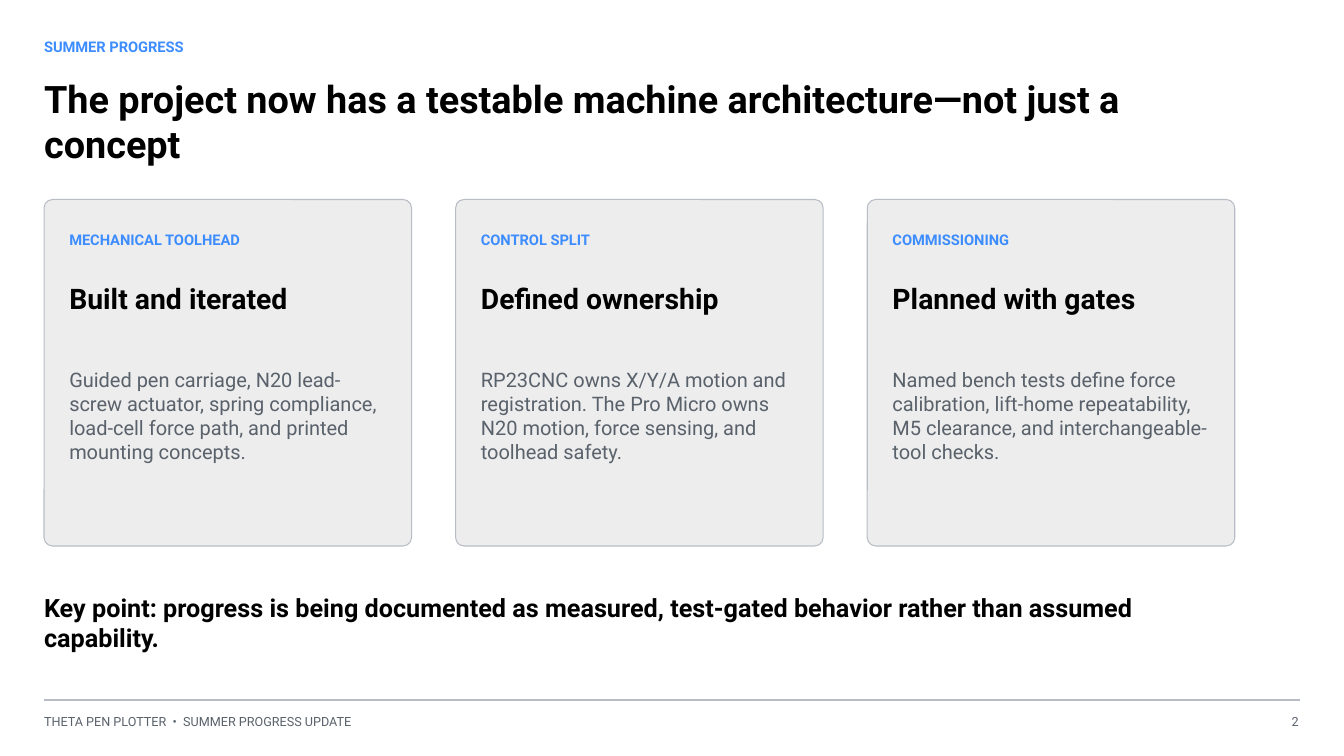
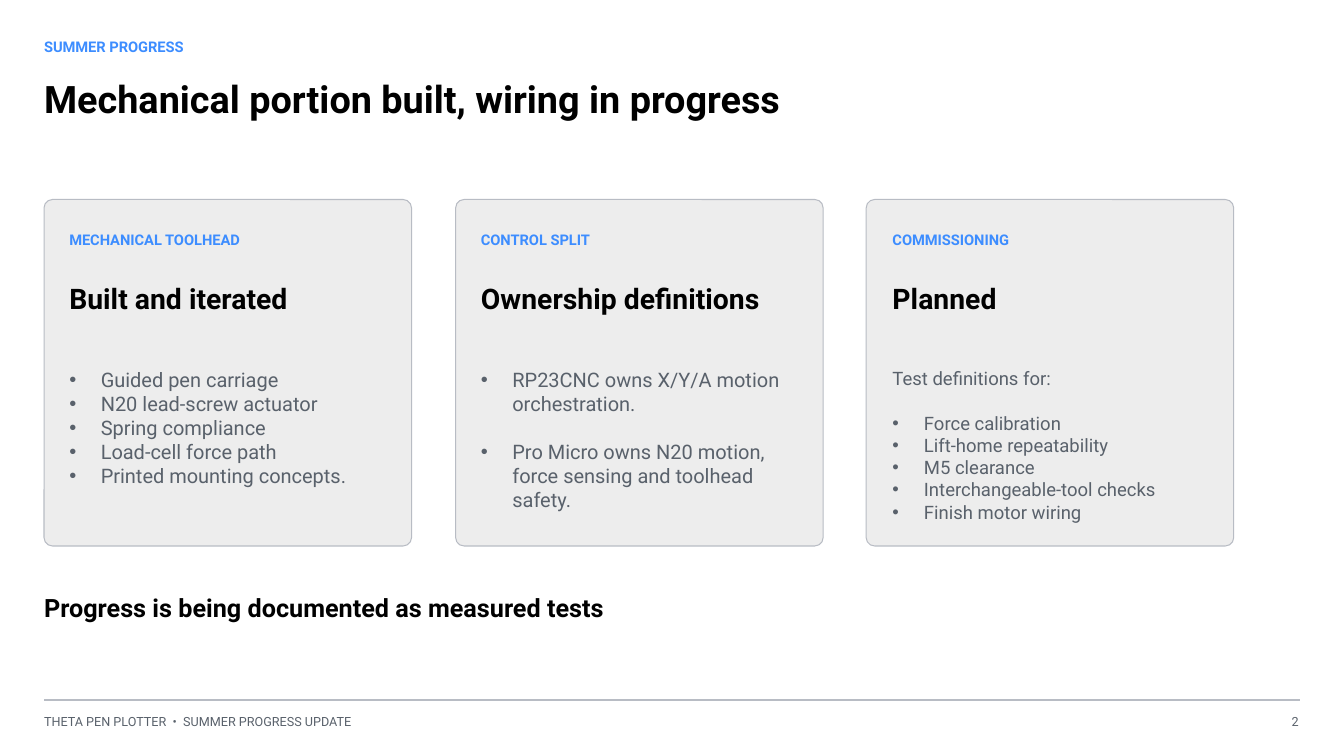
Before and after one commit to kevin-chase-claypool/converter, a slide deck: slide 2 of docs/report/Theta_Pen_Plotter_Summer_Progress_Update.pptx. Drawn at 1344x756 pixels with LibreOffice and Linux fonts; fonts in the diff are those of the drawing. Boxes give left, top, right and bottom in pixels: in the first picture for what was removed or moved away, otherwise in the second. Text is boxed around its words. In the diff, an @@ line names an element or a change of style, - is before the commit and + after.

```diff
--- a/docs/report/Theta_Pen_Plotter_Summer_Progress_Update.pptx
+++ b/docs/report/Theta_Pen_Plotter_Summer_Progress_Update.pptx
@@ text at (44,84,780,121): text changed @@
-The project now has a testable machine architecture—not just a concept
+Mechanical portion built, wiring in progress
@@ text at (481,287,760,315): text changed @@
-Defined ownership
+Ownership definitions
@@ text at (892,287,996,310): text changed @@
-Planned with gates
+Planned
@@ text at (101,372,346,487): text changed @@
-Guided pen carriage, N20 lead-screw actuator, spring compliance, load-cell force path, and printed mounting concepts.
+• Guided pen carriage
+• N20 lead-screw actuator
+• Spring compliance
+• Load-cell force path
+• Printed mounting concepts.
@@ text at (512,372,780,511): text changed @@
-RP23CNC owns X/Y/A motion and registration. The Pro Micro owns N20 motion, force sensing, and toolhead safety.
+• RP23CNC owns X/Y/A motion orchestration.
+• Pro Micro owns N20 motion, force sensing and toolhead safety.
@@ text at (892,371,1155,523): text changed; size 14.2 to 13.2 pt @@
-Named bench tests define force calibration, lift-home repeatability, M5 clearance, and interchangeable-tool checks.
+Test definitions for:
+• Force calibration
+• Lift-home repeatability
+• M5 clearance
+• Interchangeable-tool checks
+• Finish motor wiring
@@ text at (44,598,604,623): text changed @@
-Key point: progress is being documented as measured, test-gated behavior rather than assumed capability.
+Progress is being documented as measured tests
```
Also in this commit, not shown: 5 other slides changed, 6 other files.
